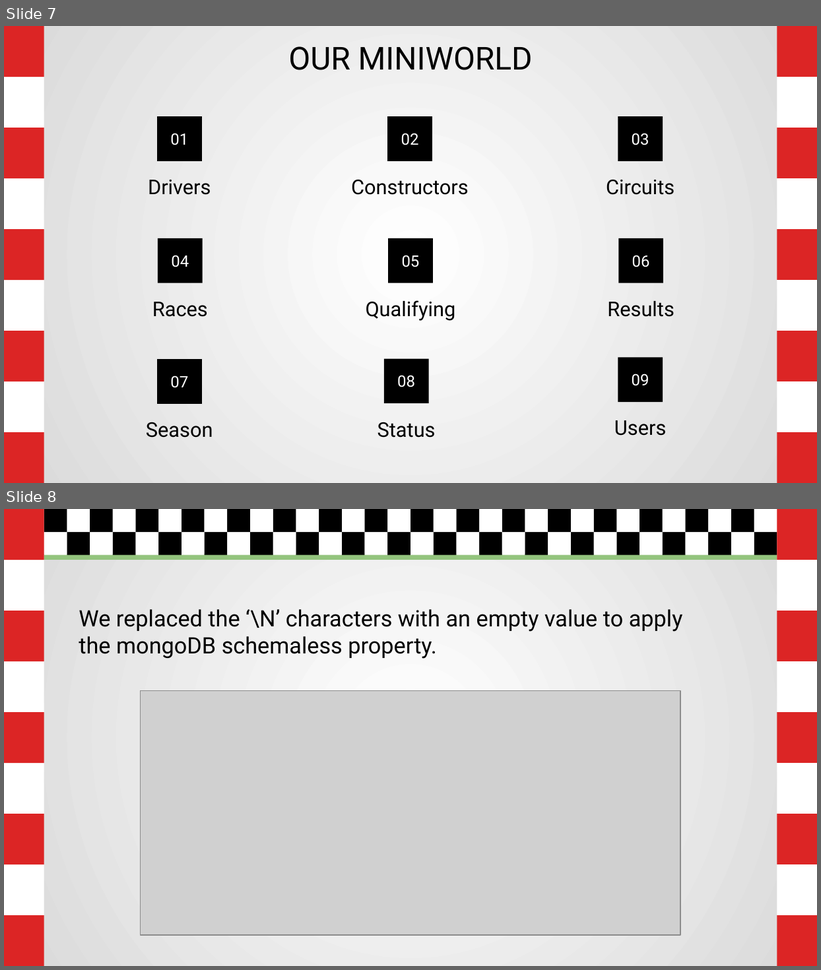
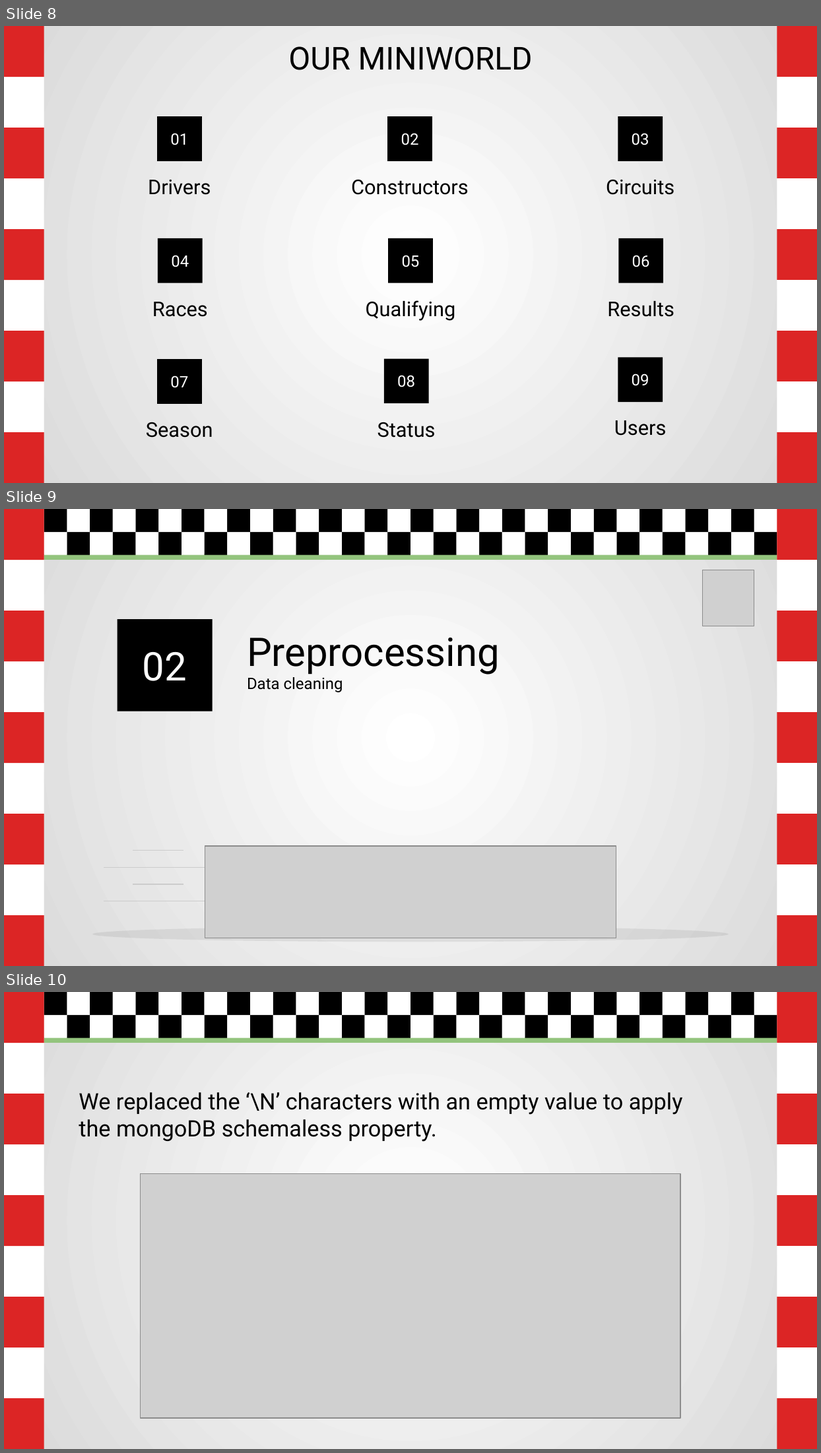
Before and after one commit to Rocco000/F1Track, a slide deck: F1Track_Presentation.pptx. Shown one above the other, each under a label of ours: slides 7 and 8 before the commit, slides 8, 9 and 10 after it. The pictures are 821x970 and 821x1453 pixels, drawn with LibreOffice and Linux fonts; fonts in the diff are those of the drawing; grey boxes stand for pictures. Boxes give left, top, right and bottom in pixels: in the first picture for what was removed or moved away, otherwise in the second. Text is boxed around its words. In the diff, an @@ line names an element or a change of style, - is before the commit and + after.

```diff
--- a/F1Track_Presentation.pptx
+++ b/F1Track_Presentation.pptx
@@ slide 9 added at box(4, 509, 817, 966), background gradient #FFFFFF to #D9D9D9; not listed: 83 template elements that a slide beside it also shows @@
@@ picture added at box(702, 570, 754, 626) @@
@@ title added at box(117, 620, 212, 712), fill #000000, 35 pt, text #FFFFFF @@
+02
@@ title added at box(247, 638, 500, 692), 35 pt, text #000000 @@
+Preprocessing
+Data cleaning
@@ group added at box(104, 850, 212, 902): 4 lines @@
@@ picture added at box(205, 846, 616, 938) @@
@@ ellipse added at box(92, 927, 729, 943), fill #1E1E1E at 8% opacity @@
@@ what was slide 7 is now slide 8 @@
@@ what was slide 8 is now slide 10 @@
```
Also in this commit, not shown: 1 slide changed, 1 other slide added.
